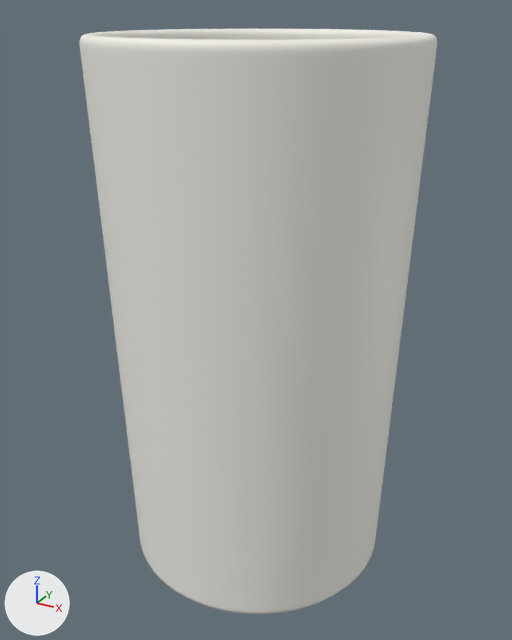
The Blender file output/cup/model/cup_012.blend: old version first, new version second.
One viewpoint serves both versions: a 50 mm camera at (0.114, -0.208, 0.199) aimed at (0.0, -0.001, 0.095). The axes (+X, +Y, +Z) are drawn at lower left. The lights are the same throughout. The first picture is the older version.

Names of what the first picture shows: 'cup_012'.
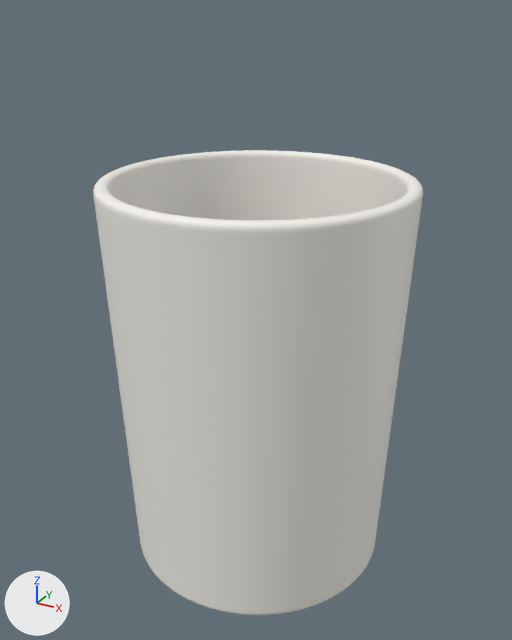
Where the change shows, as pixel boxes [x1, y1, x2, y2] in the pictures (512 x 640 px):
'cup_012', reshaped (8% narrower, 20% shorter): before [79, 29, 437, 614]; after [93, 150, 423, 615]

The change, as a diff of the scene's bpy script:
```diff
--- a/output/cup/model/cup_012.blend.py
+++ b/output/cup/model/cup_012.blend.py
@@ me_cup_012_mesh @@
 # used by ob_cup_012; location = (0.0, 0.0, 0.0)
-me_cup_012_mesh.from_pydata(...)  # 9410 vertices, 9504 faces; spans x -0.054..0.054, y -0.054..0.054, z 0.0..0.192
+me_cup_012_mesh.from_pydata(...)  # 9410 vertices, 9504 faces; spans x -0.054..0.054, y -0.054..0.054, z 0.0..0.147
+# me_cup_012_mesh part 1: 9216 of the vertices in x -0.054..0.054, y -0.054..0.054, z 0.004..0.192 are scaled about the mesh origin by (1, 1, 0.764)
 me_cup_012_mesh.materials.append(mat_ceramic_base_placeholder_012)
```
